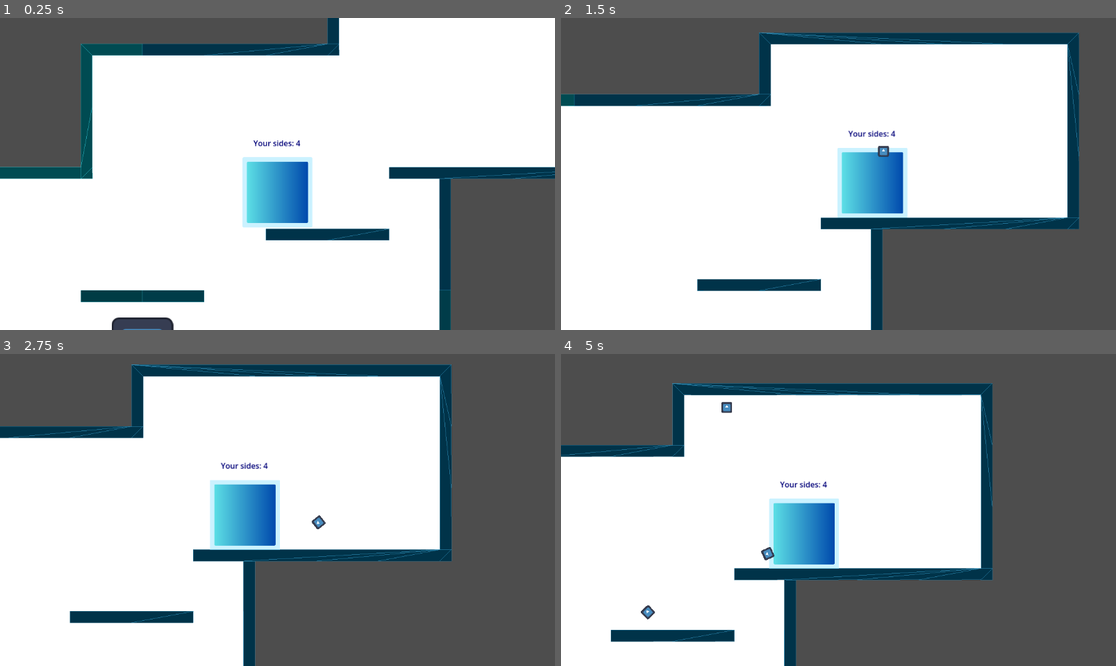
Above: before the commit, frames 1-4 (two rows, left to right).
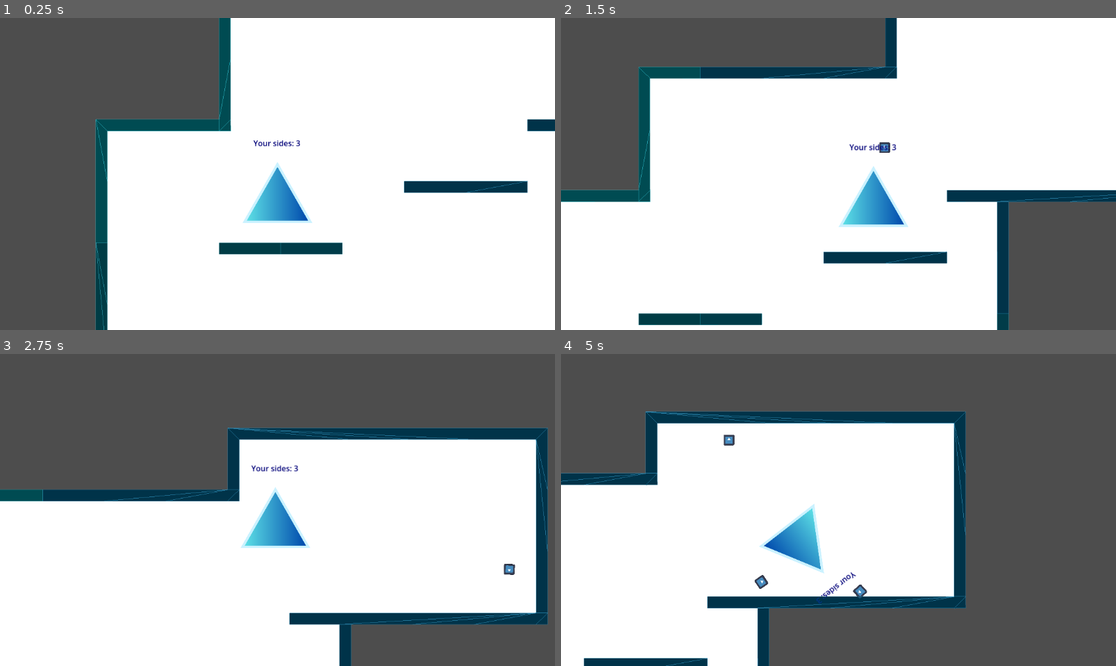
Above: after the commit, the same moments.

Repository: Eldragon126/Shapes
Game: Godot game, scene res://nodes/main_map.tscn
The game is run twice, just before and just after one commit, with the same random seed, the same clock (stepped at 60 frames per second) and the same inputs. Before the commit the project starts from res://main_scene.tscn. The engine's default icon, where the game draws it, is replaced by a stand-in: a white triangle on a blue panel in a dark square.
Inputs (mouse positions are in pixels of both pictures, inside the frame that each line leads up to):
- Up to frame 1 (0.25 s): no input
- Up to frame 2 (1.5 s): move the mouse to (960, 158) at 0.52 s; hold Right (ui_right) from 0.53 s (still down); tap Space (jump) at 0.6, 0.77, 1.07 s; move the mouse to (727, 189) at 1.27 s; click (727, 189) at 1.35 s
- Up to frame 3 (2.75 s): tap Space (jump) at 1.52, 1.55, 1.82, 2.1 s; move the mouse to (333, 441) at 2.02 s; release Right (ui_right) at 2.03 s; hold Left (ui_left) from 2.03 s (still down)
- Up to frame 4 (5 s): move the mouse to (810, 572) at 2.77 s; release Left (ui_left) at 2.78 s; hold Right (ui_right) 2.78-4.28 s; click (810, 572) at 2.85 s; tap Space (jump) at 3.02, 3.05, 3.32, 3.6, 3.77, 4.07, 4.52, 4.55, 4.82 s; move the mouse to (1005, 556) at 3.52 s; move the mouse to (672, 463) at 4.27 s; hold Left (ui_left) from 4.28 s (still down); click (672, 463) at 4.35 s

The runs differ from the first frame. In frame 1, 37% of the frame differs, in the area x 0-100%, y 0-100%; in frame 2, 36%; in frame 3, 51%, in the area x 0-99%, y 3-100%; in frame 4, 25%.

Commit message:
trying to get emeny to work

Diff:
--- /dev/null
+++ b/PlayerManager.gd
@@ -0,0 +1,11 @@
+extends Node
+
+var player: Node2D = null
+# Called when the node enters the scene tree for the first time.
+func _ready() -> void:
+	pass # Replace with function body.
+
+
+# Called every frame. 'delta' is the elapsed time since the previous frame.
+func _process(delta: float) -> void:
+	pass
--- a/nodes/main_map.tscn
+++ b/nodes/main_map.tscn
@@ -1,16 +1,19 @@
-[gd_scene load_steps=5 format=3 uid="uid://d4ijy1a5pi2r4"]
+[gd_scene load_steps=5 format=3 uid="uid://cy6f0r4vcphqa"]
 
 [ext_resource type="Script" uid="uid://brbxev1anibql" path="res://scripts/map.gd" id="1_aioyi"]
-[ext_resource type="PackedScene" uid="uid://d4iytq6xejm5w" path="res://nodes/player.tscn" id="2_fyi8m"]
+[ext_resource type="PackedScene" uid="uid://hfedesmkpl6q" path="res://nodes/player.tscn" id="2_fyi8m"]
 [ext_resource type="PackedScene" uid="uid://vxg7ttsey3xb" path="res://nodes/map_creator.tscn" id="3_oxncn"]
-[ext_resource type="PackedScene" uid="uid://dtkld6sdexyiu" path="res://nodes/enemy_triangle.tscn" id="4_od018"]
+[ext_resource type="PackedScene" uid="uid://c3a07owawct4m" path="res://nodes/enemy_triangle.tscn" id="4_od018"]
 
 [node name="MainMap" type="Node2D"]
 script = ExtResource("1_aioyi")
 
 [node name="player" parent="." instance=ExtResource("2_fyi8m")]
+z_index = 1
+position = Vector2(-7, -163)
 
 [node name="map_creator" parent="." instance=ExtResource("3_oxncn")]
 
 [node name="enemy_triangle" parent="." instance=ExtResource("4_od018")]
 z_index = 545
+position = Vector2(-220, 273)
--- a/nodes/player.tscn
+++ b/nodes/player.tscn
@@ -57,6 +57,7 @@
 }]
 
 [node name="player" type="CharacterBody2D"]
+z_index = 3
 collision_mask = 2
 script = ExtResource("1_2wrp4")
 
--- a/project.godot
+++ b/project.godot
@@ -11,9 +11,13 @@
 [application]
 
 config/name="Shapes Metroidvania Game Jam Entry"
-run/main_scene="uid://cqndh7c57b4by"
+run/main_scene="uid://cy6f0r4vcphqa"
 config/features=PackedStringArray("4.5", "Forward Plus")
 config/icon="res://icon.svg"
+
+[autoload]
+
+PlayerManager="*res://PlayerManager.gd"
 
 [input]
 
@@ -59,3 +63,10 @@
 "events": [Object(InputEventMouseButton,"resource_local_to_scene":false,"resource_name":"","device":-1,"window_id":0,"a …(253 unchanged characters)…
 ]
 }
+
+[layer_names]
+
+2d_physics/layer_1="player"
+2d_physics/layer_2="walls"
+2d_physics/layer_3="projectiles"
+2d_physics/layer_4="enemies"
--- a/scripts/enemy_triangle.gd
+++ b/scripts/enemy_triangle.gd
@@ -1,7 +1,7 @@
 extends CharacterBody2D
 #var player = load("res://nodes/player.tscn")
 #var player_triangle = player.instantiate()
-var triangle_player: Node2D
+var player: Node2D
 var gravity = -1000
 var speed = 1000
 var enemy_jump_speed = -speed/2
@@ -11,8 +11,7 @@
 #Hello?
 # Called when the node enters the scene tree for the first time.
 func _ready() -> void:
-	#triangle_player = PlayerManager.triangle_player
-	pass
+	player = PlayerManager.player
 
 
 # Called every frame. 'delta' is the elapsed time since the previous frame.
@@ -26,14 +25,15 @@
 		can_jump = true
 	else:
 		can_jump = false
+	print(player)
 
-	if triangle_player and global_position.distance_to(triangle_player.global_position) < 500 and (triangle_player.position.y + 300) > position.y:
-		if triangle_player.position.x < position.x:
+	if player and global_position.distance_to(player.global_position) < 500 and (player.position.y + 300) > position.y:
+		if player.position.x < position.x:
 			velocity.x += -speed * delta
-		if triangle_player.position.x > position.x:
+		if player.position.x > position.x:
 			velocity.x += speed * delta
 
-		if (triangle_player.position.y + 50) < position.y and can_jump:
+		if (player.position.y + 50) < position.y and can_jump:
 			velocity.y = enemy_jump_speed
 	else:
 		velocity.x = 0
--- a/scripts/player.gd
+++ b/scripts/player.gd
@@ -1,6 +1,6 @@
 extends CharacterBody2D
 var max_sides: int = 7
-var current_sides: int = 4
+var current_sides: int = 3
 var speed = 400
 var acceleration = 80
 var slow_acceleration = 80
Not shown, added: PlayerManager.gd.uid
Not shown: 1 places in nodes/enemy_triangle.tscn that only renumber resources
Not shown: 1 places in nodes/player.tscn that only renumber resources
Not shown, removed: scripts/player_triangle.gd.uid
